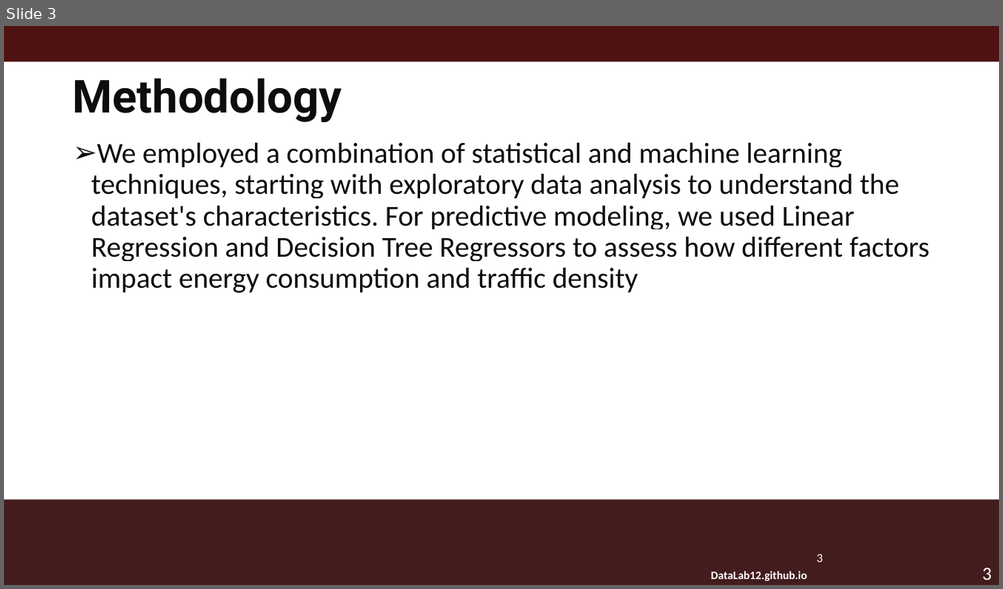
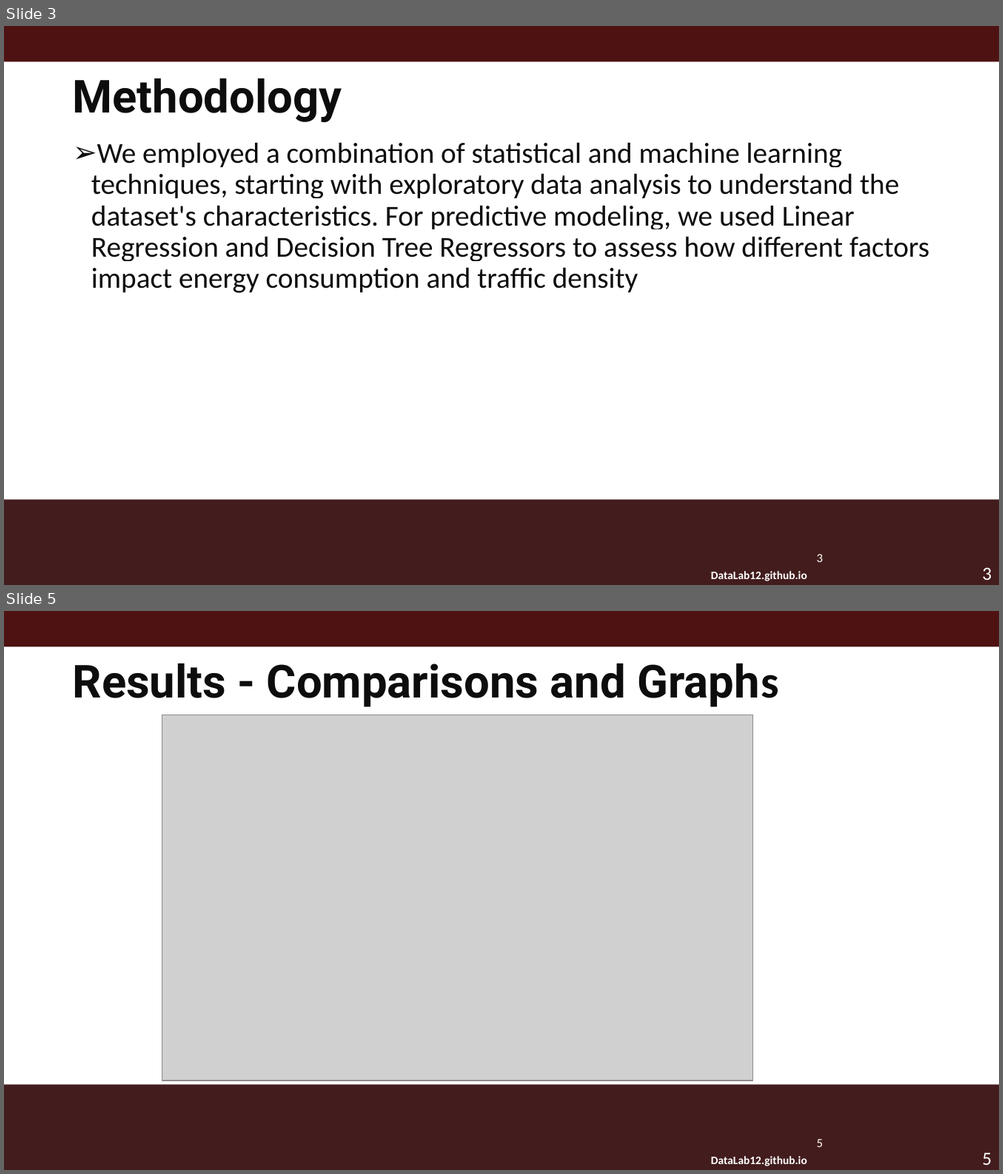
Before and after one commit to zoe-becker/ML-Traffic-Analysis, a slide deck: DataLabMacro.pptm. Shown one above the other, each under a label of ours: slide 3 before the commit, slides 3 and 5 after it; the slides between them are not shown. The pictures are 1003x589 and 1003x1174 pixels, drawn with LibreOffice and Linux fonts; fonts in the diff are those of the drawing; grey boxes stand for pictures; background and template pictures are left out. Boxes give left, top, right and bottom in pixels: in the first picture for what was removed or moved away, otherwise in the second. Text is boxed around its words. In the diff, an @@ line names an element or a change of style, - is before the commit and + after.

```diff
--- a/DataLabMacro.pptm
+++ b/DataLabMacro.pptm
@@ slide 5 added at [4,611,999,1170], background #FFFFFF; not listed: 5 template elements that a slide beside it also shows @@
@@ title added at [73,663,779,707], 44 pt, text #0D0D0D, bold @@
+Results - Comparisons and Graphs
@@ picture added at [162,715,753,1081] @@
```
Also in this commit, not shown: 1 slide changed, 4 other slides added, 6 slides removed.
